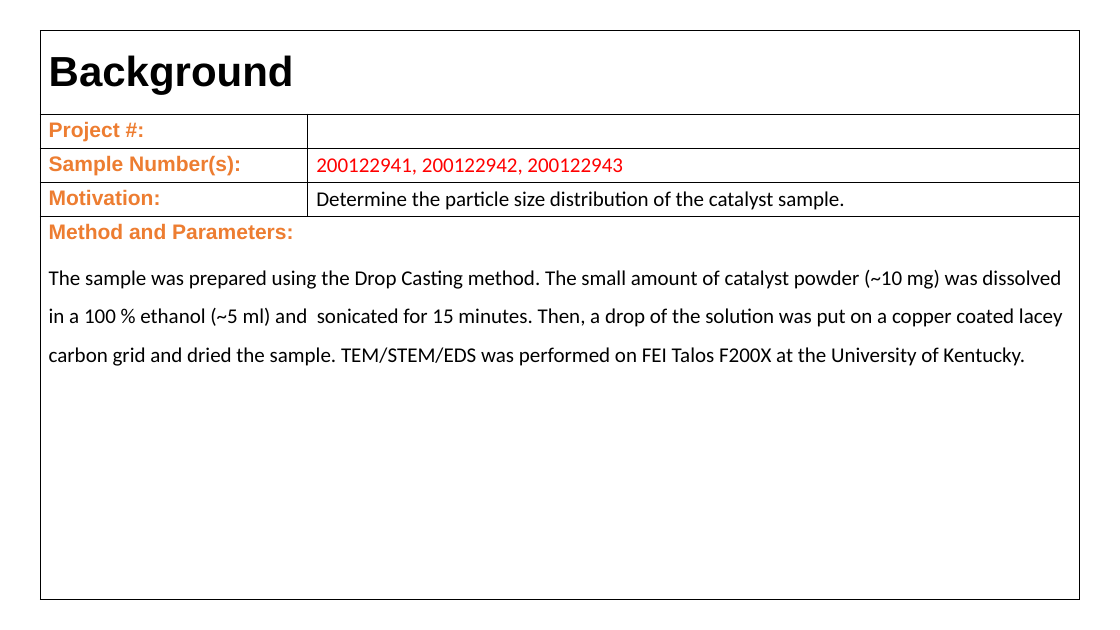
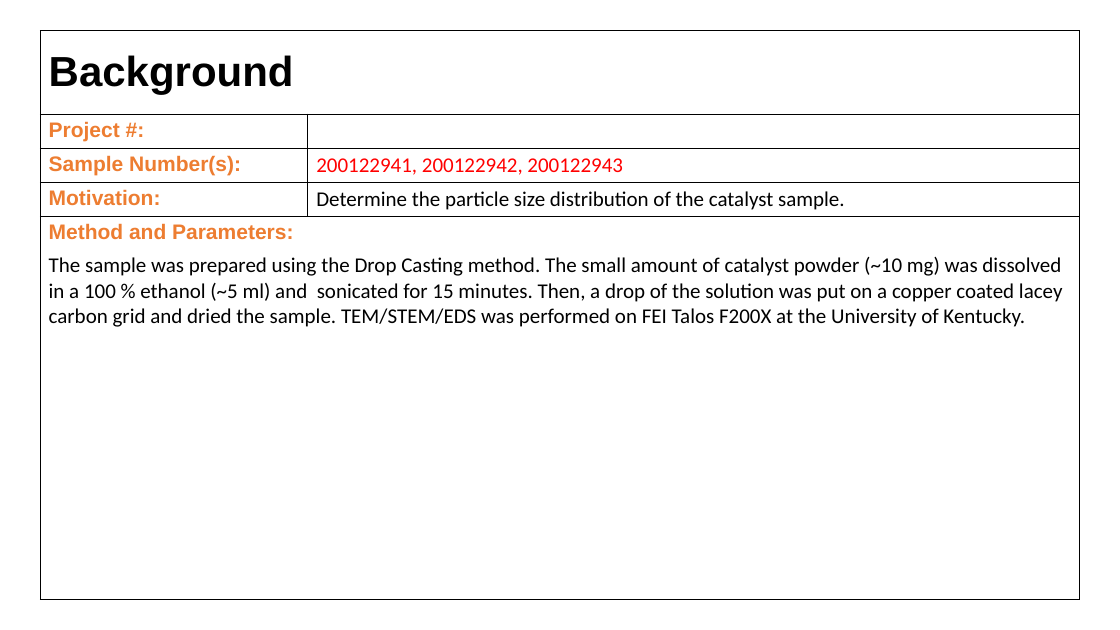
Before and after one commit to cvrl10/mini_project, a slide deck: slide 2 of 100040000/_100040000.pptx. Drawn at 1120x630 pixels with LibreOffice and Linux fonts; fonts in the diff are those of the drawing. Boxes give left, top, right and bottom in pixels: in the first picture for what was removed or moved away, otherwise in the second. Text is boxed around its words. In the diff, an @@ line names an element or a change of style, - is before the commit and + after.

```diff
--- a/100040000/_100040000.pptx
+++ b/100040000/_100040000.pptx
@@ table at [40,30,1081,599] @@
@@ line spacing 1.5 to 1 @@
```
Also in this commit, not shown: 1 slide added, 4 other files.
